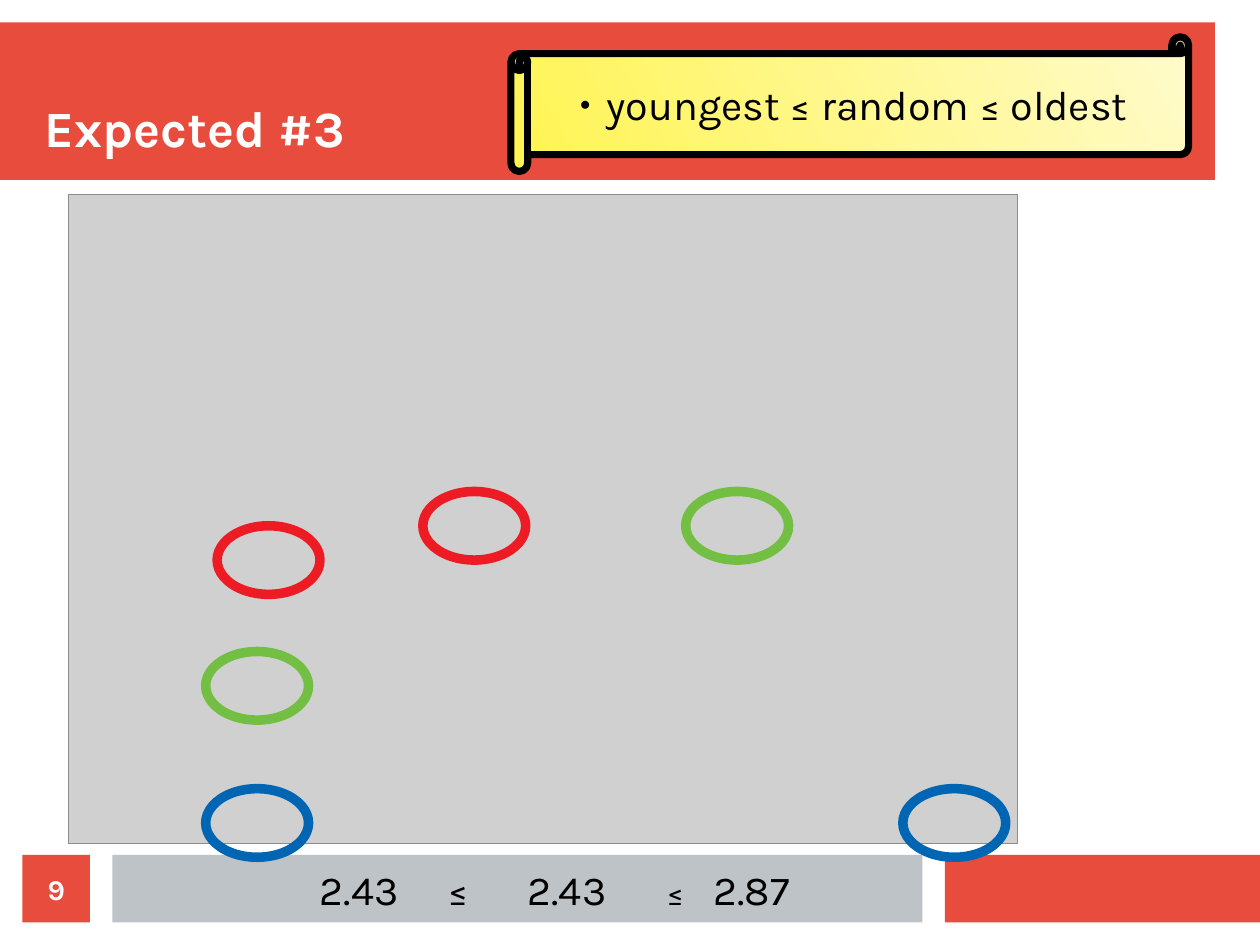
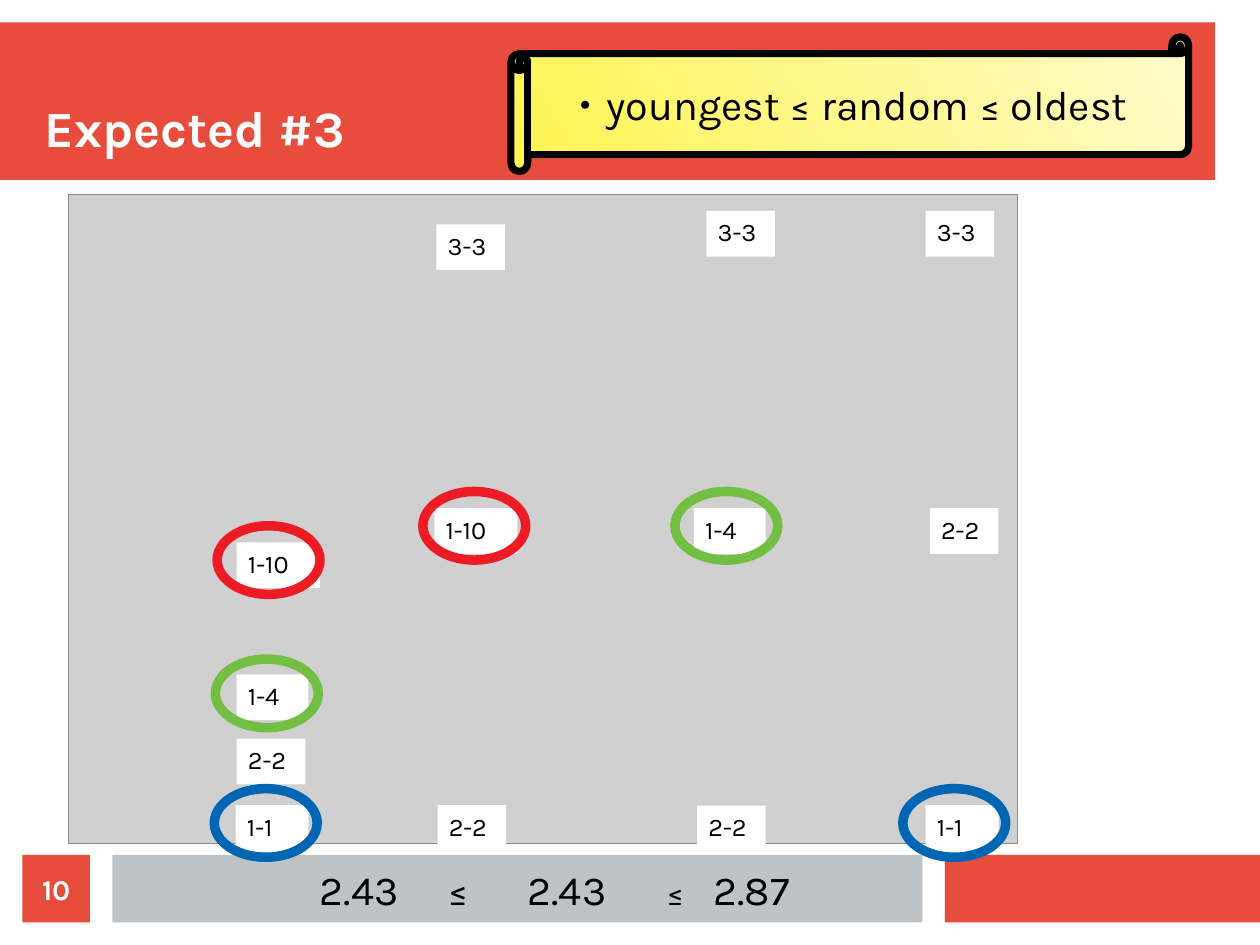
Before and after one commit to richelbilderbeek/Science, a slide deck: slide 10 of Bilderbeek20180502TeceMeeting/20180502Sampling.odp (slide 9 before the commit). Drawn at 1260x945 pixels with LibreOffice and Linux fonts; fonts in the diff are those of the drawing; grey boxes stand for pictures. Boxes give left, top, right and bottom in pixels: in the first picture for what was removed or moved away, otherwise in the second. Text is boxed around its words. In the diff, an @@ line names an element or a change of style, - is before the commit and + after.

```diff
--- a/Bilderbeek20180502TeceMeeting/20180502Sampling.odp
+++ b/Bilderbeek20180502TeceMeeting/20180502Sampling.odp
@@ rectangle added at <box>437,224,505,270</box>, fill #FFFFFF, 16 pt, text #000000 @@
+3-3
@@ rectangle added at <box>707,210,775,256</box>, fill #FFFFFF, 16 pt, text #000000 @@
+3-3
@@ rectangle added at <box>926,210,995,256</box>, fill #FFFFFF, 16 pt, text #000000 @@
+3-3
@@ rectangle added at <box>434,508,518,553</box>, fill #FFFFFF, 16 pt, text #000000 @@
+1-10
@@ ellipse: place and size @@
-ellipse at <box>686,492,789,560</box>
+ellipse at <box>676,492,779,560</box>
@@ rectangle added at <box>694,508,766,553</box>, fill #FFFFFF, 16 pt, text #000000 @@
+1-4
@@ rectangle added at <box>931,509,999,555</box>, fill #FFFFFF, 16 pt, text #000000 @@
+2-2
@@ rectangle added at <box>237,542,320,588</box>, fill #FFFFFF, 16 pt, text #000000 @@
+1-10
@@ ellipse: place and size @@
-ellipse at <box>206,652,309,720</box>
+ellipse at <box>216,660,319,728</box>
@@ rectangle added at <box>237,675,309,720</box>, fill #FFFFFF, 16 pt, text #000000 @@
+1-4
@@ rectangle added at <box>237,739,305,784</box>, fill #FFFFFF, 16 pt, text #000000 @@
+2-2
@@ ellipse: place and size @@
-ellipse at <box>206,789,309,858</box>
+ellipse at <box>215,789,318,858</box>
@@ rectangle added at <box>236,805,309,851</box>, fill #FFFFFF, 16 pt, text #000000 @@
+1-1
@@ rectangle added at <box>438,805,507,851</box>, fill #FFFFFF, 16 pt, text #000000 @@
+2-2
@@ rectangle added at <box>697,806,766,852</box>, fill #FFFFFF, 16 pt, text #000000 @@
+2-2
@@ rectangle added at <box>926,805,999,851</box>, fill #FFFFFF, 16 pt, text #000000 @@
+1-1
@@ page number at <box>42,881,70,901</box>: text changed @@
-9
+10
```
Also in this commit, not shown: 5 other slides changed, 1 slide added, 1 other file.
